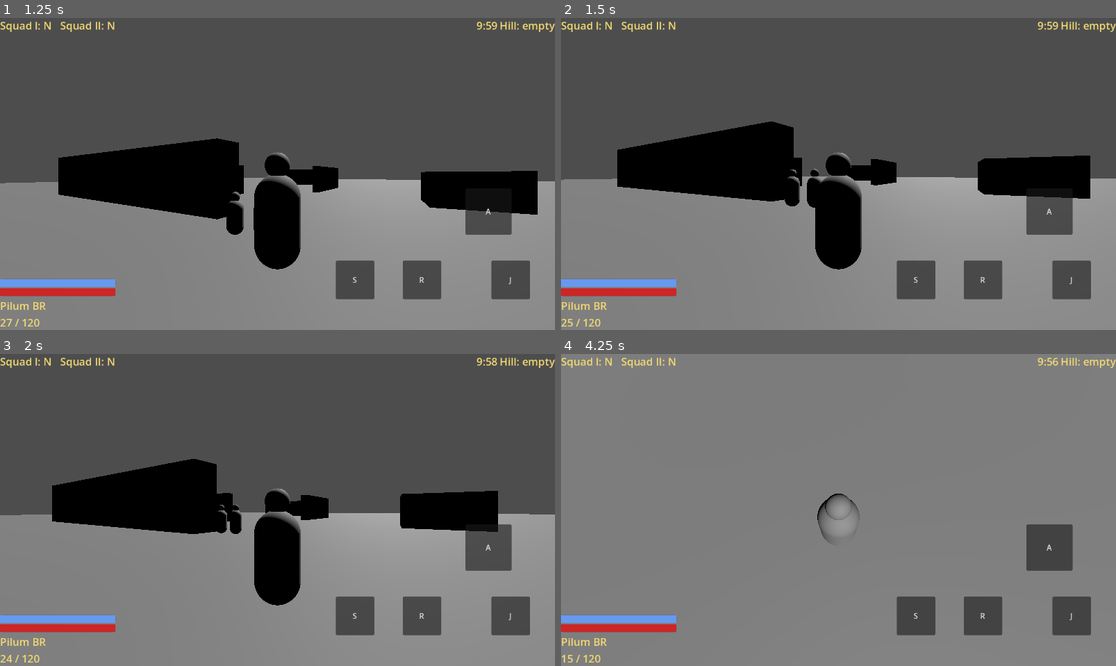
Above: before the commit, frames 1-4 (two rows, left to right).
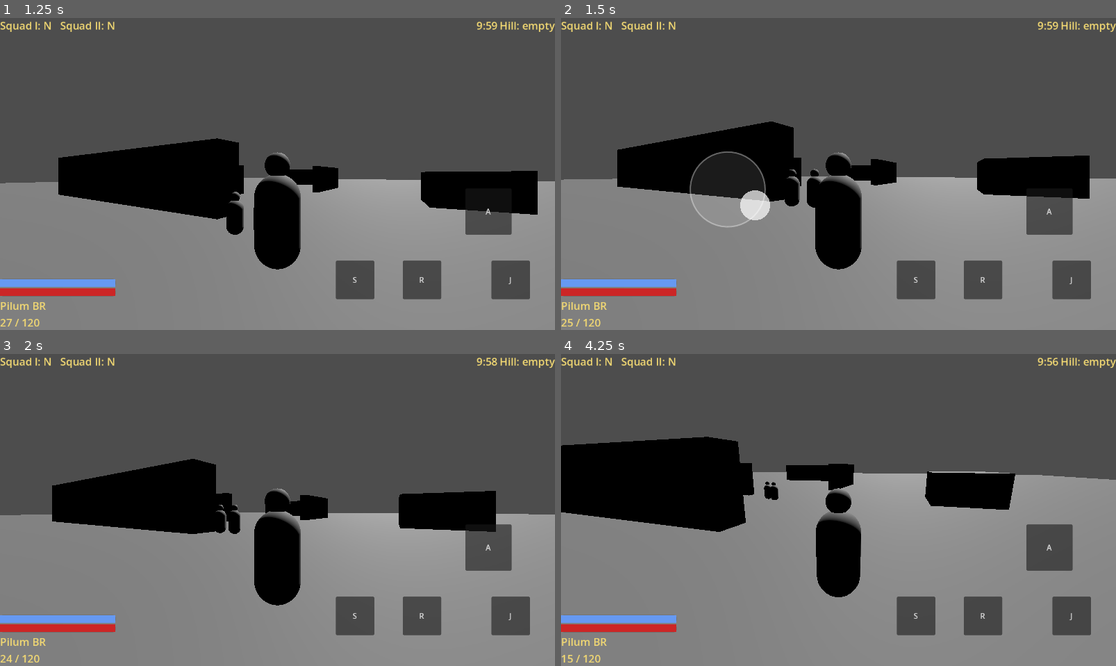
Above: after the commit, the same moments.

Repository: shibicb72-design/Project_Gladius
Game: Godot game, scene res://scenes/match/match.tscn
Same seed, same stepped clock (60 frames per second), same inputs: the game is played once before the commit and once after it. This scene is started directly instead of the project's main scene.
Inputs (mouse positions are in pixels of both pictures, inside the frame that each line leads up to):
- Up to frame 1 (1.25 s): move the mouse to (399, 158) at 0.52 s; hold D (move_right) from 0.53 s (still down); hold Right mouse button (aim) from 0.53 s (still down); tap Space (jump) at 0.77 s; click (399, 158) at 0.8 s
- Up to frame 2 (1.5 s): release D (move_right) at 1.25 s; release Right mouse button (aim) at 1.25 s; drag from (727, 189) to (810, 236) at 1.27 s
- Up to frame 3 (2 s): no input
- Up to frame 4 (4.25 s): move the mouse to (894, 441) at 2.02 s; hold D (move_right) 2.03-2.75 s; tap Down (look_down) at 2.1 s; click (894, 441) at 2.17 s; tap Right (look_right) at 2.3 s; drag from (810, 572) to (672, 463) at 2.77 s; move the mouse to (1005, 556) at 3.52 s; hold A (move_left) from 3.53 s (still down); hold Right mouse button (aim) from 3.53 s (still down); tap Space (jump) at 3.77 s; click (1005, 556) at 3.8 s; tap R (reload) at 4.15 s

Frame 1 is identical in both runs. In frame 2, 2.1% of the frame differs, in the area x 23-96%, y 33-68%; in frame 3, 0.2%; in frame 4, 50%, in the area x 0-100%, y 0-78%.

Commit message:
feat: touch move/look sticks, look rate cap, no stray touch fire
Co-Authored-By: Claude Sonnet 5.5 <noreply@anthropic.com>

Diff:
--- a/data/input.json
+++ b/data/input.json
@@ -18,11 +18,22 @@
 		"touch_move": 0.1,
 		"touch_look": 0.1
 	},
+	"look": {
+		"_placeholder": true,
+		"_todo": "OQ-36, OQ-53: units are degrees/second (rates) and radians per screen height (drag); not design values",
+		"mode": "stick",
+		"max_turn_rate_deg_s": 360.0,
+		"stick_rate_deg_s": 180.0,
+		"drag_rad_per_screen_height": 3.14
+	},
 	"touch_layout": {
 		"_placeholder": true,
 		"_todo": "OQ-35",
-		"stick_radius_px": 120.0,
-		"move_zone": {"left": 0.0, "top": 0.4, "right": 0.5, "bottom": 1.0},
+		"stick_radius_frac_of_height": 0.12,
+		"tap_slop_frac_of_height": 0.01,
+		"knob_frac_of_radius": 0.4,
+		"ring_alpha": 0.35,
+		"move_zone": {"left": 0.0, "top": 0.0, "right": 0.5, "bottom": 1.0},
 		"look_zone": {"left": 0.5, "top": 0.0, "right": 1.0, "bottom": 1.0},
 		"tap_fire_max_s": 0.2,
 		"fire_pulse_s": 0.08,
--- /dev/null
+++ b/scripts/input/look_math.gd
@@ -0,0 +1,38 @@
+extends RefCounted
+## Pure look-unit helpers shared by all providers. One contract: results are RADIANS PER PHYSICS
+## TICK (what InputFrame.look and Pawn._apply_look expect), clamped to look.max_turn_rate_deg_s.
+## Values come from data/input.json "look" (placeholders, OQ-36 / OQ-53).
+
+const DEFAULT_MAX_TURN_DEG_S := 360.0
+const DEFAULT_STICK_DEG_S := 180.0
+const DEFAULT_DRAG_RAD_PER_HEIGHT := 3.14159
+
+
+static func tick_hz() -> float:
+	return maxf(1.0, float(Engine.physics_ticks_per_second))
+
+
+## Per-axis cap in radians per tick for the configured max turn rate.
+static func max_turn_per_tick(cfg: Dictionary, hz: float) -> float:
+	var look: Dictionary = cfg.get("look", {})
+	return deg_to_rad(float(look.get("max_turn_rate_deg_s", DEFAULT_MAX_TURN_DEG_S))) / maxf(1.0, hz)
+
+
+static func clamp_turn(v: Vector2, cfg: Dictionary, hz: float) -> Vector2:
+	var m := max_turn_per_tick(cfg, hz)
+	return Vector2(clampf(v.x, -m, m), clampf(v.y, -m, m))
+
+
+## Rate source (right stick, touch stick mode): full deflection gives look.stick_rate_deg_s.
+static func look_from_stick(v: Vector2, cfg: Dictionary, hz: float) -> Vector2:
+	var look: Dictionary = cfg.get("look", {})
+	var rate := deg_to_rad(float(look.get("stick_rate_deg_s", DEFAULT_STICK_DEG_S)))
+	return clamp_turn(v * rate / maxf(1.0, hz), cfg, hz)
+
+
+## Camera-relative source: pixels dragged since the last tick, DPI-independent via viewport height.
+static func look_from_drag(relative: Vector2, viewport_h: float, cfg: Dictionary) -> Vector2:
+	var look: Dictionary = cfg.get("look", {})
+	var k := float(look.get("drag_rad_per_screen_height", DEFAULT_DRAG_RAD_PER_HEIGHT))
+	var v := relative / maxf(1.0, viewport_h) * k
+	return clamp_turn(v, cfg, tick_hz())
--- a/scripts/input/providers/gamepad_provider.gd
+++ b/scripts/input/providers/gamepad_provider.gd
@@ -2,13 +2,18 @@
 extends InputProvider
 ## Right-stick look from the look_* actions with a data-driven dead zone.
 ## Left stick and buttons arrive through KeyboardMouseProvider (shared InputMap actions).
+## Look is a rate source: radians per physics tick, capped by look.max_turn_rate_deg_s.
+
+const _LookMath := preload("res://scripts/input/look_math.gd")
 
 var dead_zone: float = 0.15
 var sensitivity: float = 1.0
 var invert_y: bool = false
+var _cfg: Dictionary = {}
 
 
 func configure(cfg: Dictionary) -> void:
+	_cfg = cfg
 	dead_zone = float(cfg.get("dead_zones", {}).get("gamepad_look", dead_zone))
 	sensitivity = float(cfg.get("sensitivity", {}).get("stick_look", sensitivity))
 	invert_y = bool(cfg.get("invert_y", false))
@@ -20,4 +25,4 @@
 		return Vector2.ZERO
 	if invert_y:
 		v.y = -v.y
-	return v * sensitivity
+	return _LookMath.look_from_stick(v * sensitivity, _cfg, _LookMath.tick_hz())
--- a/scripts/input/providers/touch_provider.gd
+++ b/scripts/input/providers/touch_provider.gd
@@ -2,16 +2,36 @@
 extends InputProvider
 ## Values are pushed in by the touch HUD. Buttons reach the game via Input.action_press
 ## (picked up by KeyboardMouseProvider), so only the sticks live here.
+## Look is radians per physics tick (see look_math.gd), in "stick" or "drag" mode.
+
+const _LookMath := preload("res://scripts/input/look_math.gd")
 
 var move_value: Vector2 = Vector2.ZERO
-var look_value: Vector2 = Vector2.ZERO
+var look_value: Vector2 = Vector2.ZERO  # stick mode: deflection in [-1, 1]
 var sensitivity: float = 1.0
 var invert_y: bool = false
+var look_mode: String = "stick"
+var _cfg: Dictionary = {}
+var _drag_accum: Vector2 = Vector2.ZERO  # pixels since the last tick (drag mode)
+var _viewport_h: float = 1.0
 
 
 func configure(cfg: Dictionary) -> void:
+	_cfg = cfg
 	sensitivity = float(cfg.get("sensitivity", {}).get("touch_look", sensitivity))
 	invert_y = bool(cfg.get("invert_y", false))
+	look_mode = String(cfg.get("look", {}).get("mode", "stick"))
+
+
+## Drag mode: accumulate every drag event; consumed by the next get_look().
+func add_drag(relative: Vector2, viewport_h: float) -> void:
+	_drag_accum += relative
+	_viewport_h = viewport_h
+
+
+func clear_look() -> void:
+	look_value = Vector2.ZERO
+	_drag_accum = Vector2.ZERO
 
 
 func get_move() -> Vector2:
@@ -19,7 +39,13 @@
 
 
 func get_look() -> Vector2:
-	var v := look_value * sensitivity
+	var v := Vector2.ZERO
+	if look_mode == "drag":
+		v = _LookMath.look_from_drag(_drag_accum, _viewport_h, _cfg)
+		_drag_accum = Vector2.ZERO
+	else:
+		v = _LookMath.look_from_stick(look_value, _cfg, _LookMath.tick_hz())
+	v *= sensitivity
 	if invert_y:
 		v.y = -v.y
-	return v
+	return _LookMath.clamp_turn(v, _cfg, _LookMath.tick_hz())
--- a/scripts/platform/platform_services.gd
+++ b/scripts/platform/platform_services.gd
@@ -9,6 +9,14 @@
 			return true
 		_:
 			return DisplayServer.is_touchscreen_available()
+
+
+## Turns touch-to-mouse emulation on or off at runtime (never the project setting) and
+## returns the previous value.
+func set_mouse_emulation_from_touch(enabled: bool) -> bool:
+	var prev := Input.emulate_mouse_from_touch
+	Input.emulate_mouse_from_touch = enabled
+	return prev
 
 
 func has_gyro() -> bool:
--- a/scripts/systems/match_root.gd
+++ b/scripts/systems/match_root.gd
@@ -39,7 +39,9 @@
 	router = InputRouter.new()
 	add_child(router)
 	router.add_provider(KeyboardMouseProvider.new())
-	router.add_provider(GamepadProvider.new())
+	var gamepad := GamepadProvider.new()
+	gamepad.configure(DataRegistry.new().load_file("res://data/input.json"))
+	router.add_provider(gamepad)
 	if _touch_hud != null and "provider" in _touch_hud:
 		router.add_provider(_touch_hud.provider)
 	director.match_over.connect(_on_match_over)
--- a/scripts/ui/touch_hud.gd
+++ b/scripts/ui/touch_hud.gd
@@ -1,10 +1,11 @@
 extends Control
-## Touch HUD: move stick (left), look stick with tap-to-fire (right), action buttons.
+## Touch HUD: floating move stick (left), look stick or drag with tap-to-fire (right), action buttons.
 ## Feeds TouchProvider; buttons press InputMap actions. Layout comes from data/input.json.
 
 const _DataRegistry := preload("res://scripts/systems/data_registry.gd")
 const _Platform := preload("res://scripts/platform/platform_services.gd")
 const _TouchProvider := preload("res://scripts/input/providers/touch_provider.gd")
+const _LookMath := preload("res://scripts/input/look_math.gd")
 
 var provider: TouchProvider = _TouchProvider.new()
 var cfg: Dictionary = {}
@@ -12,12 +13,17 @@
 var _move_touch: int = -1
 var _look_touch: int = -1
 var _move_origin: Vector2 = Vector2.ZERO
+var _move_pos: Vector2 = Vector2.ZERO
 var _look_origin: Vector2 = Vector2.ZERO
+var _look_pos: Vector2 = Vector2.ZERO
+var _look_travel: float = 0.0
 var _look_down_s: float = 0.0
 var _look_moved: bool = false
 var _fire_pulse_s: float = 0.0
 var _button_touch: Dictionary = {}  # touch index -> action
 var _buttons: Dictionary = {}  # action -> Control
+var _emulation_overridden: bool = false
+var _prev_emulation: bool = true
 
 
 func _ready() -> void:
@@ -44,11 +50,38 @@
 		b.offset_bottom = s * 0.5
 		add_child(b)
 		_buttons[action] = b
-	visible = should_show()
+	refresh_visibility()
+
+
+func _exit_tree() -> void:
+	_restore_emulation()
+	for idx in _button_touch:
+		Input.action_release(_button_touch[idx])
+	_button_touch.clear()
+	if _fire_pulse_s > 0.0:
+		Input.action_release("fire")
 
 
 func should_show() -> bool:
 	return bool(cfg.get("force_touch_hud", false)) or _Platform.new().is_touch_device()
+
+
+## Re-evaluates should_show(). While shown, emulated mouse clicks from touches are switched off
+## (runtime only, never the project setting) so a thumb cannot hold "fire"/"aim"; menus keep them.
+func refresh_visibility() -> void:
+	visible = should_show()
+	if visible:
+		if not _emulation_overridden:
+			_prev_emulation = _Platform.new().set_mouse_emulation_from_touch(false)
+			_emulation_overridden = true
+	else:
+		_restore_emulation()
+
+
+func _restore_emulation() -> void:
+	if _emulation_overridden:
+		_Platform.new().set_mouse_emulation_from_touch(_prev_emulation)
+		_emulation_overridden = false
 
 
 func _process(delta: float) -> void:
@@ -60,9 +93,13 @@
 			Input.action_release("fire")
 
 
+func _area() -> Vector2:
+	return size if size.x > 0.0 and size.y > 0.0 else get_viewport_rect().size
+
+
 func _zone_rect(key: String) -> Rect2:
 	var z: Dictionary = _layout.get(key, {})
-	var s := size
+	var s := _area()
 	var l := float(z.get("left", 0.0)) * s.x
 	var t := float(z.get("top", 0.0)) * s.y
 	return Rect2(l, t, float(z.get("right", 1.0)) * s.x - l, float(z.get("bottom", 1.0)) * s.y - t)
@@ -75,9 +112,13 @@
 	return ""
 
 
+func _radius() -> float:
+	return maxf(1.0, float(_layout.get("stick_radius_frac_of_height", 0.12)) * _area().y)
+
+
+## Analog stick vector: distance from the origin over the radius, clamped to 1, with a dead zone.
 func _stick(pos: Vector2, origin: Vector2, dead: float) -> Vector2:
-	var r := float(_layout.get("stick_radius_px", 120.0))
-	var v := (pos - origin) / r
+	var v := (pos - origin) / _radius()
 	if v.length() > 1.0:
 		v = v.normalized()
 	return Vector2.ZERO if v.length() < dead else v
@@ -92,7 +133,7 @@
 		else:
 			_on_up(event.index)
 	elif event is InputEventScreenDrag:
-		_on_drag(event.index, event.position)
+		_on_drag(event.index, event.position, event.relative)
 
 
 func _on_down(idx: int, pos: Vector2) -> void:
@@ -103,11 +144,17 @@
 	elif _move_touch == -1 and _zone_rect("move_zone").has_point(pos):
 		_move_touch = idx
 		_move_origin = pos
+		_move_pos = pos
+		queue_redraw()
 	elif _look_touch == -1 and _zone_rect("look_zone").has_point(pos):
 		_look_touch = idx
 		_look_origin = pos
+		_look_pos = pos
 		_look_down_s = 0.0
 		_look_moved = false
+		_look_travel = 0.0
+		provider.clear_look()
+		queue_redraw()
 
 
 func _on_up(idx: int) -> void:
@@ -117,20 +164,51 @@
 	elif idx == _move_touch:
 		_move_touch = -1
 		provider.move_value = Vector2.ZERO
+		queue_redraw()
 	elif idx == _look_touch:
 		if not _look_moved and _look_down_s <= float(_layout.get("tap_fire_max_s", 0.2)):
 			Input.action_press("fire")
 			_fire_pulse_s = float(_layout.get("fire_pulse_s", 0.08))
 		_look_touch = -1
-		provider.look_value = Vector2.ZERO
-
-
-func _on_drag(idx: int, pos: Vector2) -> void:
+		provider.clear_look()
+		queue_redraw()
+
+
+func _on_drag(idx: int, pos: Vector2, relative: Vector2) -> void:
 	var dz: Dictionary = cfg.get("dead_zones", {})
 	if idx == _move_touch:
-		provider.move_value = _stick(pos, _move_origin, float(dz.get("touch_move", 0.1))) * Vector2(1, 1)
+		_move_pos = pos
+		provider.move_value = _stick(pos, _move_origin, float(dz.get("touch_move", 0.1)))
+		queue_redraw()
 	elif idx == _look_touch:
-		var v := _stick(pos, _look_origin, float(dz.get("touch_look", 0.1)))
-		if v != Vector2.ZERO:
-			_look_moved = true
-		provider.look_value = v
+		_look_pos = pos
+		if provider.look_mode == "drag":
+			provider.add_drag(relative, _area().y)
+			_look_travel += relative.length()
+			if _look_travel > float(_layout.get("tap_slop_frac_of_height", 0.01)) * _area().y:
+				_look_moved = true
+		else:
+			var v := _stick(pos, _look_origin, float(dz.get("touch_look", 0.1)))
+			if v != Vector2.ZERO:
+				_look_moved = true
+			provider.look_value = v
+		queue_redraw()
+
+
+func _draw() -> void:
+	var r := _radius()
+	var alpha := float(_layout.get("ring_alpha", 0.35))
+	var knob_r := r * float(_layout.get("knob_frac_of_radius", 0.4))
+	var ring := Color(1, 1, 1, alpha)
+	var knob := Color(1, 1, 1, minf(1.0, alpha * 2.0))
+	if _move_touch != -1:
+		_draw_stick(_move_origin, _move_pos, r, knob_r, ring, knob)
+	if _look_touch != -1 and provider.look_mode != "drag":
+		_draw_stick(_look_origin, _look_pos, r, knob_r, ring, knob)
+
+
+func _draw_stick(origin: Vector2, pos: Vector2, r: float, knob_r: float, ring: Color, knob: Color) -> void:
+	draw_arc(origin, r, 0.0, TAU, 48, ring, 3.0, true)
+	draw_circle(origin, r, Color(ring.r, ring.g, ring.b, ring.a * 0.3))
+	var off := (pos - origin).limit_length(r)
+	draw_circle(origin + off, knob_r, knob)
--- /dev/null
+++ b/tests/test_touch_controls.gd
@@ -0,0 +1,188 @@
+extends "res://tests/test_case.gd"
+
+const _HudScene := preload("res://scenes/ui/touch_hud.tscn")
+const _MatchScene := preload("res://scenes/match/match.tscn")
+const _LookMath := preload("res://scripts/input/look_math.gd")
+const _Router := preload("res://scripts/input/input_router.gd")
+const _Gamepad := preload("res://scripts/input/providers/gamepad_provider.gd")
+
+
+# The headless root viewport is only 64x64, so the HUD is given a realistic size explicitly.
+const TEST_SIZE := Vector2(1152, 648)
+
+
+func _root() -> Window:
+	return (Engine.get_main_loop() as SceneTree).root
+
+
+func _new_hud(mode: String = "stick") -> Control:
+	var hud: Control = _HudScene.instantiate()
+	_root().add_child(hud)
+	hud.cfg["force_touch_hud"] = true
+	hud.cfg["look"]["mode"] = mode
+	hud.provider.configure(hud.cfg)
+	hud.refresh_visibility()
+	_fix_size(hud)
+	return hud
+
+
+func _fix_size(hud: Control) -> void:
+	hud.set_anchors_and_offsets_preset(Control.PRESET_TOP_LEFT)
+	hud.size = TEST_SIZE
+
+
+func _touch(hud: Control, idx: int, pos: Vector2, pressed: bool) -> void:
+	var e := InputEventScreenTouch.new()
+	e.index = idx
+	e.position = pos
+	e.pressed = pressed
+	hud._input(e)
+
+
+func _drag(hud: Control, idx: int, pos: Vector2, rel: Vector2) -> void:
+	var e := InputEventScreenDrag.new()
+	e.index = idx
+	e.position = pos
+	e.relative = rel
+	hud._input(e)
+
+
+func _cap_per_tick(hud: Control) -> float:
+	return deg_to_rad(float(hud.cfg["look"]["max_turn_rate_deg_s"])) / _LookMath.tick_hz()
+
+
+func _frames(n: int) -> void:
+	for i in n:
+		await (Engine.get_main_loop() as SceneTree).physics_frame
+
+
+func _router_for(hud: Control) -> InputRouter:
+	var r: InputRouter = _Router.new()
+	r.add_provider(hud.provider)
+	return r
+
+
+func test_move_stick_forward_and_release() -> void:
+	var hud := _new_hud()
+	var r := _router_for(hud)
+	var start := Vector2(200, 400)
+	_touch(hud, 0, start, true)
+	_drag(hud, 0, start + Vector2(0, -80), Vector2(0, -80))
+	var mv: Vector2 = r.update_frame().move
+	assert_true(mv.y < 0.0, "move forward, got %s" % mv)
+	assert_true(mv.length() > 0.0 and mv.length() <= 1.0001, "move length in (0,1], got %s" % mv.length())
+	_touch(hud, 0, start + Vector2(0, -80), false)
+	assert_eq(r.update_frame().move, Vector2.ZERO, "released")
+	r.free()
+	hud.free()
+
+
+func test_move_stick_in_match_moves_pawn() -> void:
+	var tree: SceneTree = Engine.get_main_loop()
+	var m: MatchRoot = _MatchScene.instantiate()
+	m.auto_start = false
+	m.bake_navmesh = false
+	m.fill_bots = false
+	tree.root.add_child(m)
+	await tree.physics_frame
+	m.director.load_config()
+	m.begin()
+	await _frames(3)
+	var hud: Control = m.get_node("Hud/TouchHud")
+	hud.cfg["force_touch_hud"] = true
+	hud.refresh_visibility()
+	_fix_size(hud)
+	var before := m.local_player.global_position
+	_touch(hud, 0, Vector2(200, 400), true)
+	_drag(hud, 0, Vector2(200, 300), Vector2(0, -100))
+	await _frames(10)
+	var after := m.local_player.global_position
+	var d := Vector2(after.x - before.x, after.z - before.z).length()
+	assert_true(d > 0.01, "pawn moved horizontally, delta %s" % d)
+	_touch(hud, 0, Vector2(200, 300), false)
+	m.queue_free()
+
+
+func test_look_is_capped_in_both_modes() -> void:
+	for mode in ["stick", "drag"]:
+		var hud := _new_hud(mode)
+		var cap := _cap_per_tick(hud)
+		var start := Vector2(900, 300)
+		_touch(hud, 1, start, true)
+		_drag(hud, 1, start + Vector2(10000, 10000), Vector2(10000, 10000))
+		var v: Vector2 = hud.provider.get_look()
+		assert_true(absf(v.x) <= cap + 1e-6 and absf(v.y) <= cap + 1e-6, "%s capped, got %s cap %s" % [mode, v, cap])
+		assert_true(v.x > 0.0 and v.y > 0.0, "%s direction" % mode)
+		hud.free()
+
+
+func test_small_drag_is_small_and_directional() -> void:
+	var hud := _new_hud("drag")
+	var cap := _cap_per_tick(hud)
+	_touch(hud, 1, Vector2(900, 300), true)
+	_drag(hud, 1, Vector2(905, 300), Vector2(5, 0))
+	var v: Vector2 = hud.provider.get_look()
+	assert_true(v.x > 0.0 and v.x < cap and is_zero_approx(v.y), "small right drag, got %s" % v)
+	assert_eq(hud.provider.get_look(), Vector2.ZERO, "accumulator consumed")
+	hud.free()
+	var hud2 := _new_hud("stick")
+	var radius: float = hud2._radius()
+	_touch(hud2, 1, Vector2(900, 300), true)
+	_drag(hud2, 1, Vector2(900 + radius * 0.3, 300), Vector2(radius * 0.3, 0))
+	var s: Vector2 = hud2.provider.get_look()
+	assert_true(s.x > 0.0 and s.x < cap, "partial stick small, got %s" % s)
+	hud2.free()
+
+
+func test_gamepad_obeys_cap() -> void:
+	var cfg := {"look": {"max_turn_rate_deg_s": 90.0, "stick_rate_deg_s": 720.0}}
+	var cap := deg_to_rad(90.0) / _LookMath.tick_hz()
+	var v := _LookMath.look_from_stick(Vector2(1, -1), cfg, _LookMath.tick_hz())
+	assert_true(absf(v.x) <= cap + 1e-9 and absf(v.y) <= cap + 1e-9, "stick math capped, got %s" % v)
+	var gp = _Gamepad.new()
+	gp.configure(cfg)
+	Input.action_press("look_right", 1.0)
+	Input.action_press("look_down", 1.0)
+	var g: Vector2 = gp.get_look()
+	Input.action_release("look_right")
+	Input.action_release("look_down")
+	assert_true(g.x > 0.0 and g.x <= cap + 1e-9 and g.y <= cap + 1e-9, "gamepad capped, got %s cap %s" % [g, cap])
+
+
+func test_tap_in_look_zone_pulses_fire() -> void:
+	for mode in ["stick", "drag"]:
+		var hud := _new_hud(mode)
+		_touch(hud, 2, Vector2(900, 300), true)
+		_touch(hud, 2, Vector2(900, 300), false)
+		assert_true(Input.is_action_pressed("fire"), "%s tap presses fire" % mode)
+		hud._process(1.0)
+		assert_true(not Input.is_action_pressed("fire"), "%s fire released" % mode)
+		hud.free()
+
+
+func test_look_drag_is_not_a_tap() -> void:
+	var hud := _new_hud("drag")
+	_touch(hud, 2, Vector2(900, 300), true)
+	_drag(hud, 2, Vector2(1000, 300), Vector2(100, 0))
+	_touch(hud, 2, Vector2(1000, 300), false)
+	assert_true(not Input.is_action_pressed("fire"), "drag does not fire")
+	hud.free()
+
+
+func test_move_touch_never_fires_or_aims() -> void:
+	var hud := _new_hud()
+	_touch(hud, 0, Vector2(200, 400), true)
+	_drag(hud, 0, Vector2(250, 350), Vector2(50, -50))
+	assert_true(not Input.is_action_pressed("fire"), "no fire from move stick")
+	assert_true(not Input.is_action_pressed("aim"), "no aim from move stick")
+	_touch(hud, 0, Vector2(250, 350), false)
+	assert_true(not Input.is_action_pressed("fire"), "no fire after release")
+	hud.free()
+
+
+func test_mouse_emulation_off_while_hud_active_and_restored() -> void:
+	Input.emulate_mouse_from_touch = true
+	var hud := _new_hud()
+	assert_true(not Input.emulate_mouse_from_touch, "emulation off while HUD active")
+	hud.free()
+	assert_true(Input.emulate_mouse_from_touch, "emulation restored after HUD freed")
Not shown, added: scripts/input/look_math.gd.uid
Not shown, added: tests/test_touch_controls.gd.uid
Not shown, changed: docs/OPEN_QUESTIONS.md
